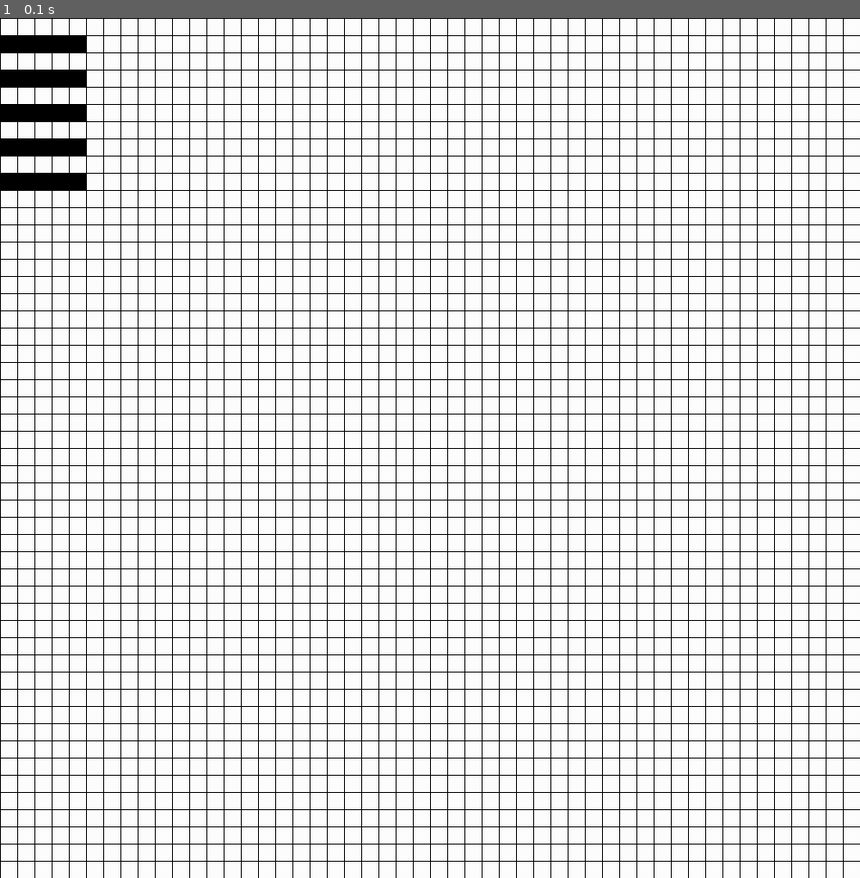
Above: before the commit, frame 1.
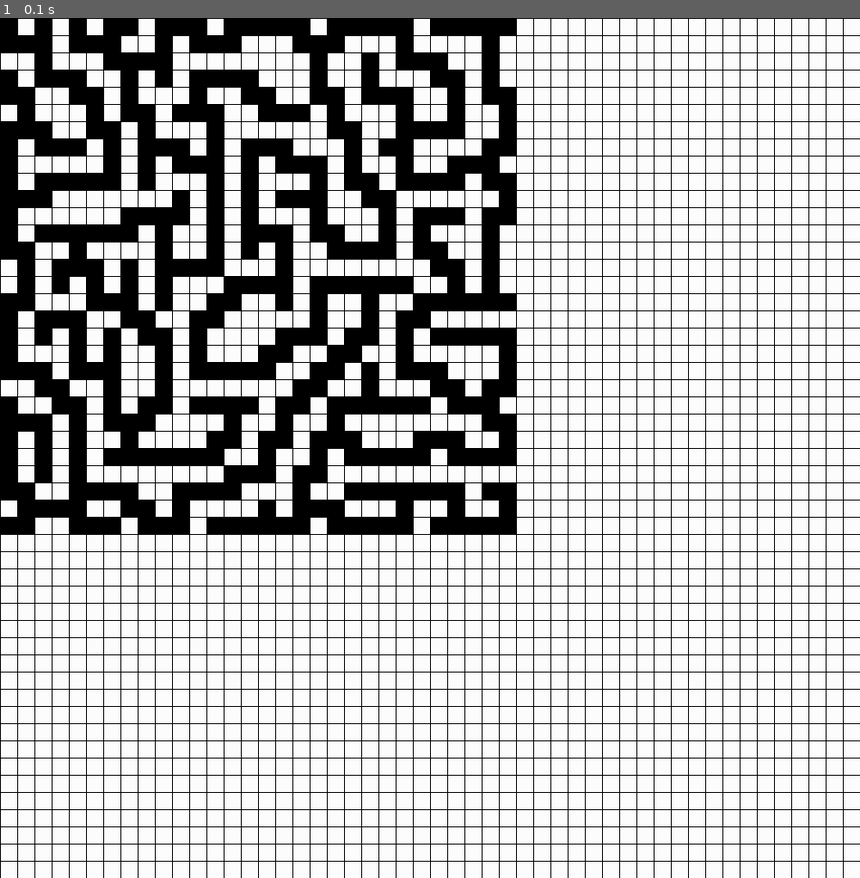
Above: after the commit, the same moment.

Repository: Kbfrancq/AI_Club
Game: pygame game, started from maze.py
Two runs of this game, one before a commit and one after it. Both use one fixed random seed, a clock stepped at 60 frames per second and the inputs below.
Inputs:
- Up to frame 1 (0.1 s): no input

The runs differ from the first frame. In frame 1, 16% of the frame differs, in the area x 0-60%, y 0-60%.

Commit message:
Finished maze generation (still needs improvement)

Diff:
--- a/maze.py
+++ b/maze.py
@@ -1,6 +1,64 @@
 import pygame
+import numpy as np
 import math
 
+class Node:
+    def __init__(self, x, y):
+        self.x = x
+        self.y = y
+
+
+stack = []
+dimension = 30
+maze = np.zeros((dimension,dimension))
+
+def generateMaze():
+    stack.append(Node(0,0))
+    while(len(stack)!=0):
+        next = stack.pop()
+        if(validNext(next)):
+            maze[next.y][next.x] = 1
+            neighbors = findNeighbors(next)
+            randomlyAddToStack(neighbors)
+
+
+def validNext(node):
+    NumOnes = 0
+    for y in range(node.y -1, node.y +2):
+        for x in range(node.x -1, node.x +2):
+            if(pointOnGrid(x,y) and pointNotNode(node,x,y) and maze[y][x]==1):
+                NumOnes+=1
+    return((NumOnes <3) and not maze[node.y][node.x] == 1)
+
+
+
+
+def findNeighbors(node):
+    neighbors = []
+    for y in range(node.y -1, node.y +2):
+        for x in range(node.x -1, node.x +2):
+            if (pointOnGrid(x, y) and pointNotCorner(node, x, y) and pointNotNode(node, x, y)):
+                neighbors.append(Node(x, y))
+    return neighbors
+
+
+
+def randomlyAddToStack(nodes):
+    target = 0
+    while(len(nodes) != 0):
+        target = np.random.randint(len(nodes))
+        stack.append(nodes.pop(target))
+
+def pointOnGrid(x,y):
+    return (x >= 0 and y >= 0 and x < dimension and y < dimension)
+
+def pointNotNode(node, x,y):
+    return (not(x == node.x and y == node.y))
+
+def pointNotCorner(node, x,y):
+    return (x == node.x or y == node.y)
+
+generateMaze()
 WIDTH = 1000
 WIN = pygame.display.set_mode((WIDTH, WIDTH))
 pygame.display.set_caption("ML Maze")
@@ -9,7 +67,6 @@
 WHITE = (255, 255, 255)
 BLACK = (0, 0, 0)
 
-maze = [[0,1,0,1,0,1,0,1,0,1],[0,1,0,1,0,1,0,1,0,1],[0,1,0,1,0,1,0,1,0,1],[0,1,0,1,0,1,0,1,0,1],[0,1,0,1,0,1,0,1,0,1]]
 
 class Spot:
 	def __init__(self, row, col, width, total_rows):
@@ -143,5 +200,4 @@
 	pygame.quit()
 
 
-
 main(WIN, WIDTH, maze)
--- /dev/null
+++ b/tempCodeRunnerFile.py
@@ -0,0 +1 @@
+self
--- a/try.py
+++ /dev/null
@@ -1,200 +0,0 @@
-import pygame
-import numpy as np
-import math
-
-class Node:
-    def __init__(self, x, y):
-        self.x = x
-        self.y = y
-
-
-stack = []
-dimension = 30
-maze = np.zeros((dimension,dimension))
-
-def generateMaze():
-    stack.append(Node(0,0))
-    while(not(stack)):
-        next = stack.pop()
-        if(validNext(next)):
-            maze[next.y][next.x] = 1
-            neighbors = findNeighbors(next)
-            randomlyAddToStack(neighbors)
-
-
-def validNext(node):
-    NumOnes = 0
-    for y in range(node.y -1, node.y +2):
-        for x in range(node.x -1, node.x +2):
-            if(pointOnGrid(x,y) and pointNotNode(x,y) and maze[y][x]==1):
-                NumOnes+=1
-    return((NumOnes <3) and not maze[node.y][node.x] == 1)
-
-
-
-
-def findNeighbors(node):
-    neighbors = []
-    for y in range(node.y -1, node.y +2):
-        for x in range(node.x -1, node.x +2):
-            if (pointOnGrid(x, y) and pointNotCorner(node, x, y) and pointNotNode(node, x, y)):
-                neighbors.add(Node(x, y))
-    return neighbors
-
-
-
-def randomlyAddToStack(nodes):
-    target = 0
-    while(not nodes):
-        target = np.random.randint(nodes.size())
-        stack.append(nodes.remove(target))
-def pointOnGrid(x,y):
-    return (x >= 0 and y >= 0 and x < dimension and y < dimension)
-def pointNotNode(node, x,y):
-    return (not(x == node.x and y == node.y))
-def pointNotCorner(node, x,y):
-    return (x == node.x or y == node.y)
-
-generateMaze()
-WIDTH = 1000
-WIN = pygame.display.set_mode((WIDTH, WIDTH))
-pygame.display.set_caption("ML Maze")
-
-
-WHITE = (255, 255, 255)
-BLACK = (0, 0, 0)
-
-
-class Spot:
-	def __init__(self, row, col, width, total_rows):
-		self.row = row
-		self.col = col
-		self.x = row * width
-		self.y = col * width
-		self.color = WHITE
-		self.neighbors = []
-		self.width = width
-		self.total_rows = total_rows
-
-	def get_pos(self):
-		return self.row, self.col
-
-
-	def is_barrier(self):
-		return self.color == BLACK
-
-
-	def open(self):
-		self.color = WHITE
-
-
-	def make_barrier(self):
-		self.color = BLACK
-
-
-
-	def draw(self, win):
-		pygame.draw.rect(win, self.color, (self.x, self.y, self.width, self.width))
-
-	def update_neighbors(self, grid):
-		self.neighbors = []
-		if self.row < self.total_rows - 1 and not grid[self.row + 1][self.col].is_barrier(): # DOWN
-			self.neighbors.append(grid[self.row + 1][self.col])
-
-		if self.row > 0 and not grid[self.row - 1][self.col].is_barrier(): # UP
-			self.neighbors.append(grid[self.row - 1][self.col])
-
-		if self.col < self.total_rows - 1 and not grid[self.row][self.col + 1].is_barrier(): # RIGHT
-			self.neighbors.append(grid[self.row][self.col + 1])
-
-		if self.col > 0 and not grid[self.row][self.col - 1].is_barrier(): # LEFT
-			self.neighbors.append(grid[self.row][self.col - 1])
-
-		if self.col > 0 and self.row >0 and not grid[self.row-1][self.col - 1].is_barrier(): # TopLeft
-			self.neighbors.append(grid[self.row-1][self.col - 1])
-
-		if self.col > 0 and self.row>0 and not grid[self.row+1][self.col +1].is_barrier(): # TopRight
-			self.neighbors.append(grid[self.row+1][self.col + 1])
-
-		if self.col > 0 and self.row>0 and not grid[self.row-1][self.col +1].is_barrier(): # BottomRight
-			self.neighbors.append(grid[self.row-1][self.col + 1])
-
-		if self.col > 0 and self.row>0 and not grid[self.row + 1][self.col -1].is_barrier(): # BottomLeft
-			self.neighbors.append(grid[self.row+1][self.col - 1])
-
-
-	def __lt__(self, other):
-		return False
-
-
-
-
-
-
-
-
-
-
-def make_grid(rows, width):
-	grid = []
-	gap = width // rows
-	for i in range(rows):
-		grid.append([])
-		for j in range(rows):
-			spot = Spot(i, j, gap, rows)
-			grid[i].append(spot)
-
-	return grid
-
-
-
-
-def draw_grid(win, rows, width):
-	gap = width // rows
-	for i in range(rows):
-		pygame.draw.line(win, BLACK, (0, i * gap), (width, i * gap))
-		for j in range(rows):
-			pygame.draw.line(win, BLACK, (j * gap, 0), (j * gap, width))
-
-
-def draw(win, grid, rows, width):
-	win.fill(WHITE)
-
-	for row in grid:
-		for spot in row:
-			spot.draw(win)
-
-	draw_grid(win, rows, width)
-	pygame.display.update()
-
-
-
-
-
-def main(win, width, maze):
-	ROWS = 50
-	grid = make_grid(ROWS, width)
-
-	start = None
-	end = None
-
-	run = True
-	while run:
-		draw(win, grid, ROWS, width)
-		for event in pygame.event.get():
-			if event.type == pygame.QUIT:
-				run = False
-
-			for row in range(len(maze)):
-				for col in range(len(maze[row])):
-					if(maze[row][col] == 1):
-						spot = grid[row][col]
-						spot.make_barrier()
-						#spot.update_neighbors(grid)
-
-
-
-	pygame.quit()
-
-
-main(WIN, WIDTH, maze)
